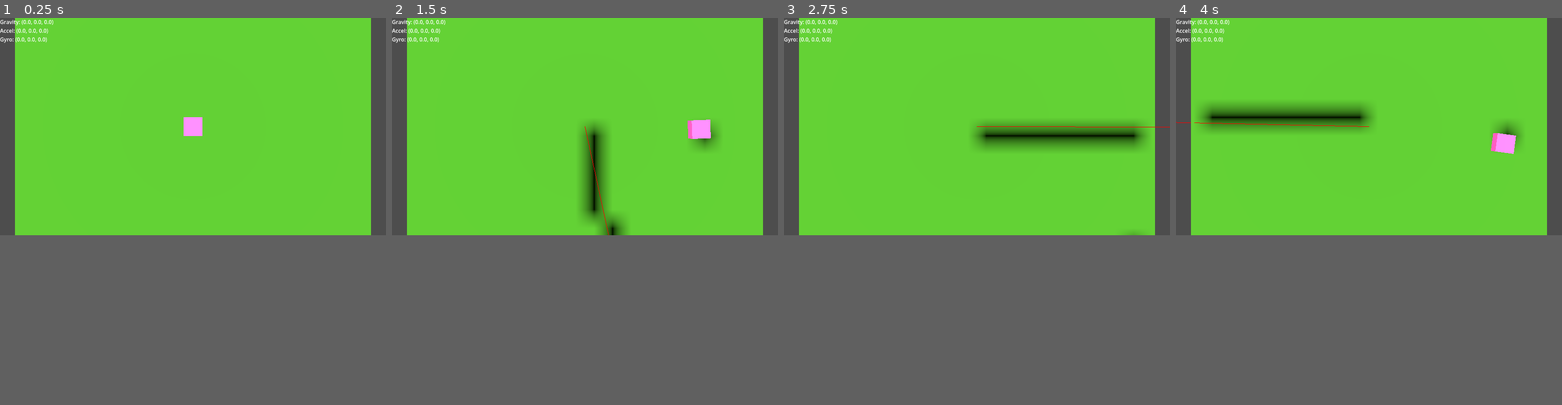
Above: before the commit, frames 1-4 (left to right).
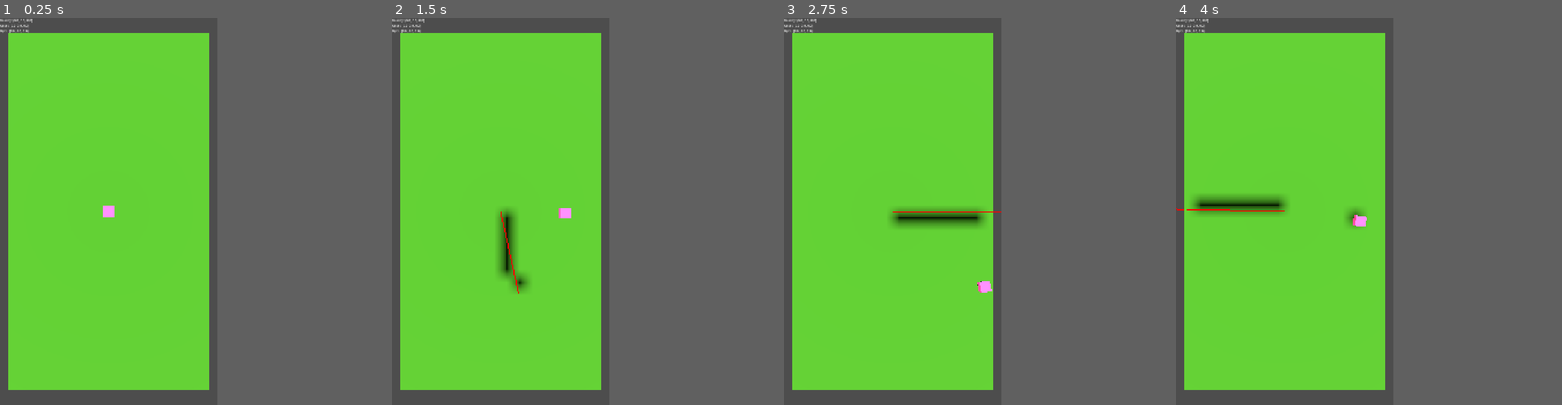
Above: after the commit, the same moments.

Repository: MatthieuLJ/no_dice
Game: Godot game, scene res://die.tscn
Same seed, same stepped clock (60 frames per second), same inputs: the game is played once before the commit and once after it.
Inputs:
- Up to frame 1 (0.25 s): no input
- Up to frame 2 (1.5 s): tap Enter at 0.5 s; hold Right (ui_right) 0.53-1.28 s; tap R at 0.6, 1.35 s; hold Down (ui_down) from 1.28 s (still down)
- Up to frame 3 (2.75 s): release Down (ui_down) at 2.03 s; hold Right (ui_right) from 2.03 s (still down); tap R at 2.1 s
- Up to frame 4 (4 s): release Right (ui_right) at 2.78 s; hold Up (ui_up) 2.78-3.53 s; tap R at 2.85, 3.6 s; hold Left (ui_left) from 3.53 s (still down)
In our replay, the window is 799x449 before the commit and 450x800 after it. These sizes can differ from the game's own. Grey fills any space a smaller window leaves; there, only what the larger window draws over its background counts as a difference.

The runs differ from the first frame. In frame 1, 11% of the frame differs, in the area x 0-100%, y 0-100%; in frame 2, 14%; in frame 3, 15%; in frame 4, 15%.

Commit message:
config(project): set handheld portrait orientation and window stretch settings

Diff:
--- a/project.godot
+++ b/project.godot
@@ -23,6 +23,15 @@
 
 enabled=PackedStringArray("res://addons/gemini_godot/plugin.cfg")
 
+[display]
+
+window/size/viewport_width=1080
+window/size/viewport_height=1920
+window/size/mode=0
+window/handheld/orientation=1
+window/stretch/mode="canvas_items"
+window/stretch/aspect="expand"
+
 [input_devices]
 
 sensors/enable_accelerometer=true
